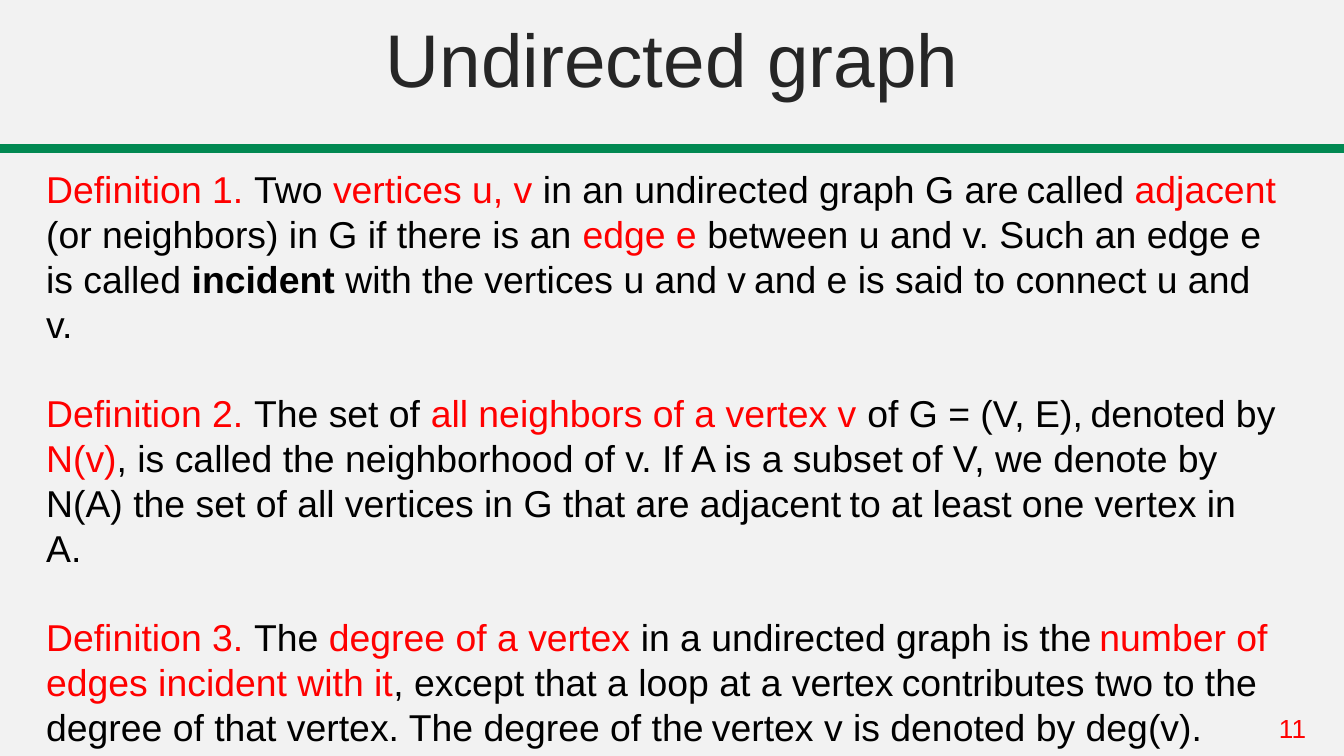
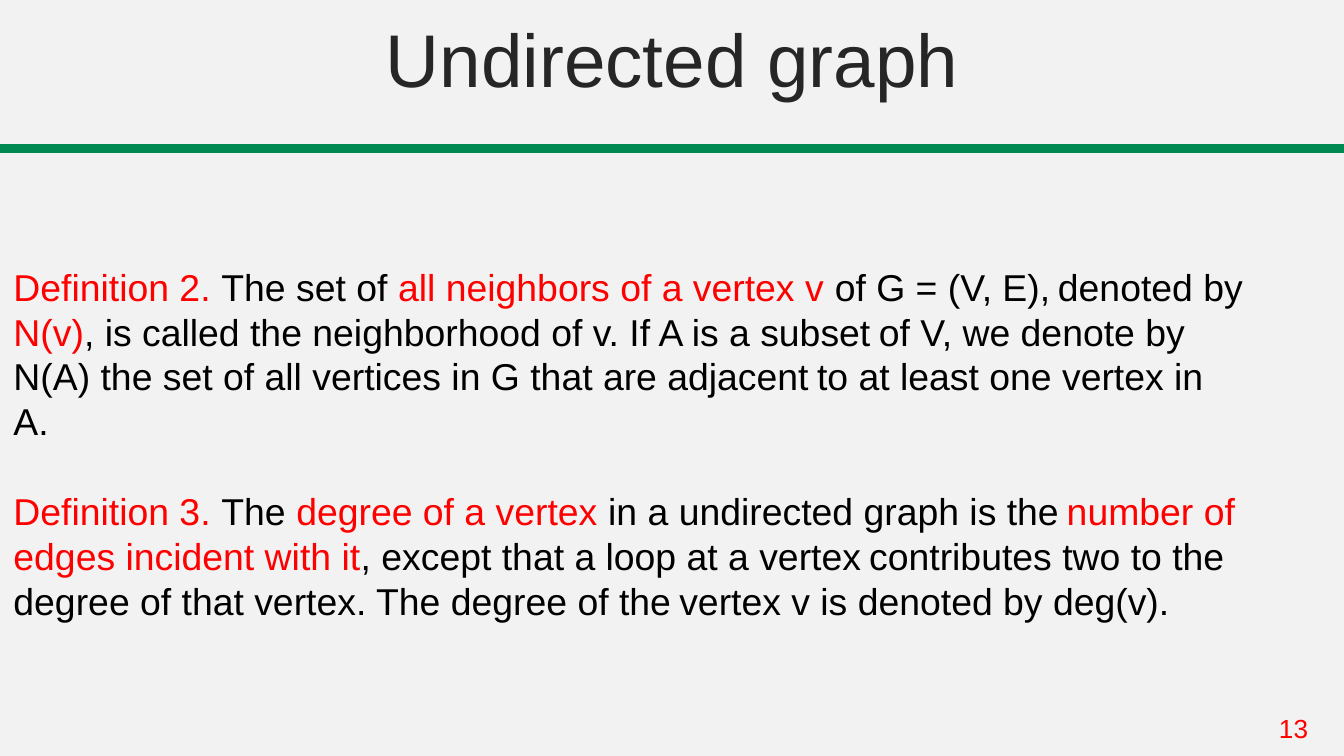
Before and after one commit to abrarhasan3/Green-Uni-All-Academic-Content, a slide deck: slide 13 of CSE 101 Discrete Mathematics/Lecture 26-30 Graph Tree.pptx (slide 11 before the commit). Drawn at 1344x756 pixels with LibreOffice and Linux fonts; fonts in the diff are those of the drawing. Boxes give left, top, right and bottom in pixels: in the first picture for what was removed or moved away, otherwise in the second. Text is boxed around its words. In the diff, an @@ line names an element or a change of style, - is before the commit and + after.

```diff
--- a/CSE 101 Discrete Mathematics/Lecture 26-30 Graph Tree.pptx
+++ b/CSE 101 Discrete Mathematics/Lecture 26-30 Graph Tree.pptx
@@ text "Definition 2. The set of ...": place and size @@
-text "Definition 2. The set of ..." at (46,176,1276,749)
+text "Definition 2. The set of ..." at (13,274,1242,622)
@@ text at (46,176,1276,338): paragraph removed @@
-Definition 1. Two vertices u, v in an undirected graph G are called adjacent (or neighbors) in G if there is an edge e between u and v. Such an edge e is called incident with the vertices u and v and e is said to connect u and v.
@@ page number at (1279,719,1308,739): text changed @@
-11
+13
```
Also in this commit, not shown: 3 other slides changed, 3 slides added, 12 other files.
